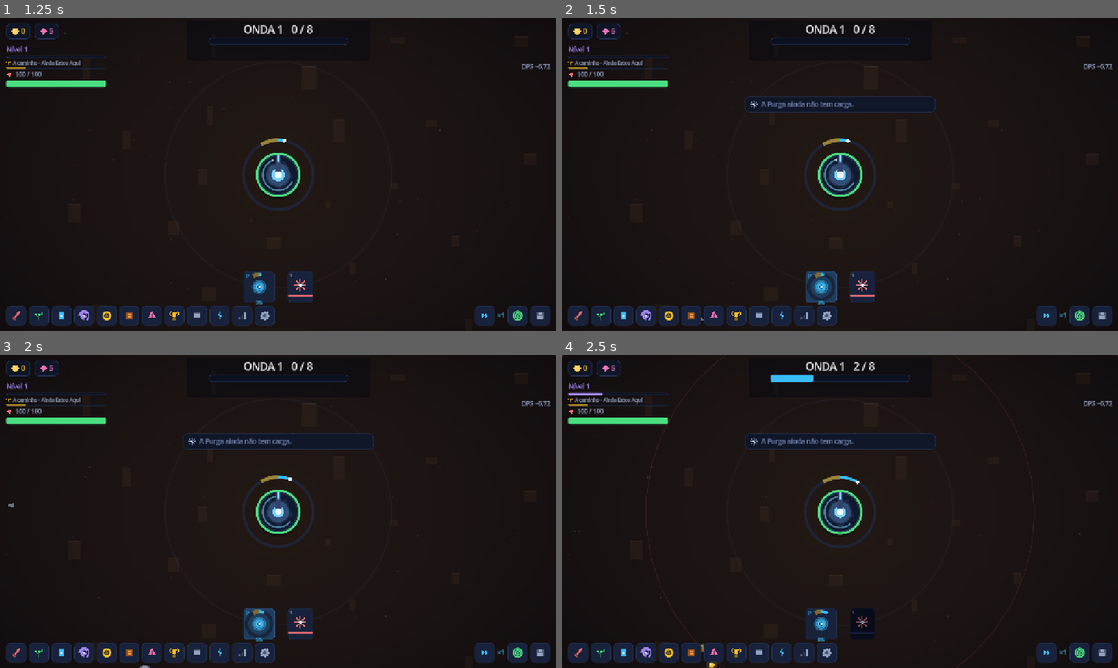
Above: before the commit, frames 1-4 (two rows, left to right).
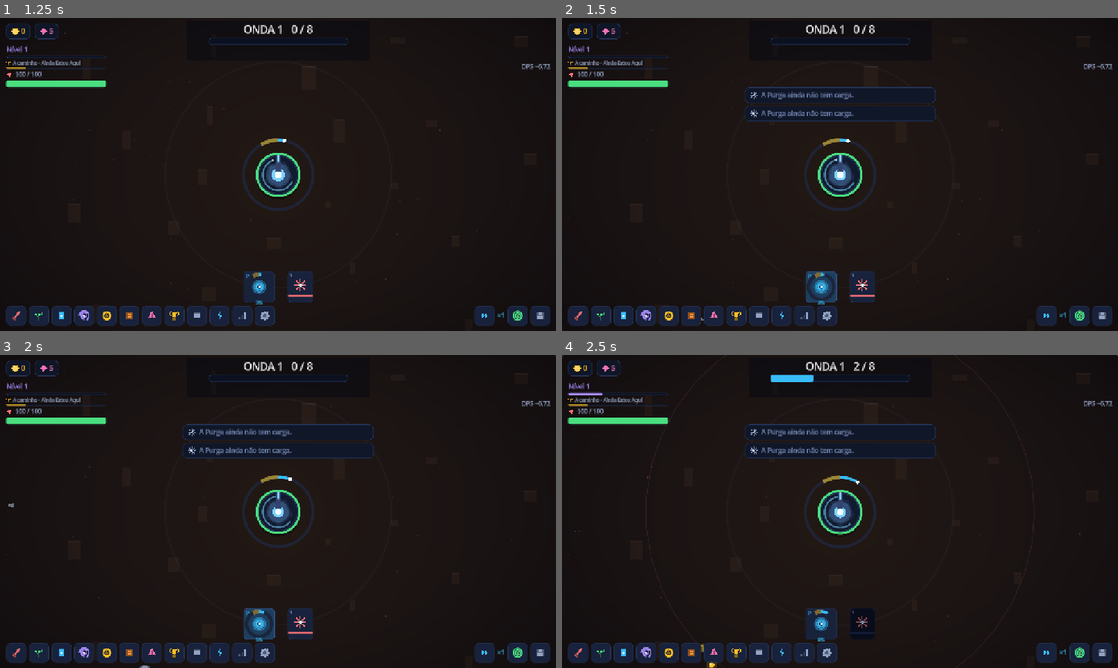
Above: after the commit, the same moments.

Repository: joabcostamd/joabcostamd
Game: Godot game, scene res://scenes/main.tscn
The game is run twice, just before and just after one commit, with the same random seed, the same clock (stepped at 60 frames per second) and the same inputs.
Inputs (mouse positions are in pixels of both pictures, inside the frame that each line leads up to):
- Up to frame 1 (1.25 s): click "COMEÇAR" at 0.5 s
- Up to frame 2 (1.5 s): click (823, 287) at 1.25 s
- Up to frame 3 (2 s): no input
- Up to frame 4 (2.5 s): click "1" at 2 s

Frame 1 is identical in both runs. In frame 2, 1.0% of the frame differs, in the area x 32-68%, y 22-34%; in frame 3, 1.0%; in frame 4, 1.0%.

Commit message:
fix: dano por tempo saiu do canal do impacto, e a Purga tem um caminho so
DANO CONTINUO. Fogo e veneno chamam `aplicar_dano` com `{"dot": true}` a
cada passo de fisica, POR INIMIGO — mas o sinal `inimigo_atingido` nao
carregava a flag, entao nem o audio nem o render conseguiam distinguir um
tique de queimadura de um tiro. Com ~100 inimigos afetados sao ~6.000
emissoes por segundo: o som "impacto" ficava preso no limitador de taxa
para sempre e o tiro de verdade — o unico som que diz ao jogador que a
torre esta funcionando — virava parte de um chiado continuo. Os numeros
de dano sofriam o mesmo: o pool enchia de tiques e empurrava para fora
justamente o numero do golpe.

Agora o sinal carrega `dot`: o audio ignora o tique, e o numero entra 30%
menor, sem tremor e sem tratamento de critico. O golpe volta a ter o
canal so para ele.

PURGA COM DOIS CAMINHOS BRIGANDO. `view_campo._unhandled_input` capturava
a tecla P com `set_input_as_handled()` incondicional. Como Campo e filho
de Main e a entrada nao tratada anda em ordem inversa, o handler de
main.gd nunca via a tecla — e com isso o aviso "o nucleo ainda esta
vazio", escrito e pronto em main.gd, era CODIGO MORTO. Pior: a guarda de
tela modal que main.gd faz tambem era pulada, entao dava para queimar 26
segundos de carga contra uma arena parada, com o menu de Pausa aberto.

E o botao da Purga descartava o retorno de `purgar()`. Como o motor de
audio toca "clique" em todo BaseButton, uma Purga que NAO aconteceu soava
identica a uma que aconteceu.

Agora os tres caminhos (tecla, clique na torre, botao) avisam quando a
carga nao da, e nenhum deles funciona com o jogo pausado.

Co-Authored-By: Claude Opus 5 <noreply@anthropic.com>
Claude-Session: https://claude.ai/code/session_01KjywRohvpoYfEskZwwMkww

Diff:
--- a/torre-eterna/scripts/audio/audio_engine.gd
+++ b/torre-eterna/scripts/audio/audio_engine.gd
@@ -349,7 +349,13 @@
 	var pos := _centro() + Vector2.from_angle(angulo) * 210.0
 	tocar_em("tiro", pos, 0.0, 1.0 - minf(float(quantidade - 1), 4.0) * 0.03)
 
-func _ao_atingir(e, _dano: float, critico: bool, _elemento: String) -> void:
+func _ao_atingir(e, _dano: float, critico: bool, _elemento: String, dot: bool = false) -> void:
+	# Tique de queimadura e veneno NAO toca. Sao ~6.000 emissoes por segundo com
+	# a arena cheia; deixar passar entupia o limitador de taxa e o tiro de
+	# verdade — o unico som que o jogador precisa ouvir para saber que a torre
+	# esta funcionando — virava parte de um chiado continuo.
+	if dot:
+		return
 	if critico:
 		tocar_em("tiro_critico", _pos(e), 0.0, 1.0)
 	else:
--- a/torre-eterna/scripts/core/event_bus.gd
+++ b/torre-eterna/scripts/core/event_bus.gd
@@ -5,7 +5,12 @@
 
 # --- combate ---
 signal inimigo_surgiu(e)
-signal inimigo_atingido(e, dano_log, critico, elemento)
+## `dot` = dano por tempo (queimadura, veneno). Nasceu porque fogo e veneno
+## disparavam este sinal a 60 Hz POR INIMIGO: com 100 inimigos afetados sao
+## ~6.000 emissoes por segundo, o som de impacto ficava preso no limitador de
+## taxa para sempre e o tiro de verdade deixava de ser audivel. Quem escuta
+## precisa poder distinguir o tique do golpe.
+signal inimigo_atingido(e, dano_log, critico, elemento, dot)
 signal inimigo_morreu(e, ouro_log)
 ## Um banner cinematografico ocupou o meio da tela por N segundos.
 signal banner_cinematico(segundos: float)
--- a/torre-eterna/scripts/render/view_campo.gd
+++ b/torre-eterna/scripts/render/view_campo.gd
@@ -50,14 +50,20 @@
 	Bus.combo_quebrou.connect(_ao_combo_quebrou)
 	Bus.prestigio_feito.connect(func(_c, _g): particulas.limpar(); numeros.limpar())
 
-func _ao_atingir(e, dano_log: float, critico: bool, elemento: String) -> void:
+func _ao_atingir(e, dano_log: float, critico: bool, elemento: String, dot: bool = false) -> void:
 	var cor := Color.WHITE
 	if critico:
 		cor = Color("#fde047")
 	elif elemento != "":
 		cor = Color.html(str(Bal.ELEMENTOS.get(elemento, {}).get("cor", "#ffffff")))
-	numeros.adicionar(e.pos + Vector2(0, -e.raio), Fmt.big(dano_log), cor, critico, 1.0 + (0.25 if e.chefe else 0.0), dano_log)
-	if critico:
+	# O tique de dano por tempo entra menor e sem tremor: ele conta, mas nao pode
+	# competir com o golpe. Antes fogo e veneno enchiam o pool de numeros a 60 Hz
+	# por inimigo e empurravam para fora justamente o numero do tiro.
+	var escala := 1.0 + (0.25 if e.chefe else 0.0)
+	if dot:
+		escala *= 0.7
+	numeros.adicionar(e.pos + Vector2(0, -e.raio), Fmt.big(dano_log), cor, critico and not dot, escala, dano_log)
+	if critico and not dot:
 		juice.tremer(2.6, 0.09)
 
 func _ao_morrer(e, _ouro: float) -> void:
@@ -278,11 +284,21 @@
 	if brilho > 0.0:
 		draw_arc(c, raio + 14.0 * (1.0 - brilho), 0, TAU, 64, Color(1, 1, 1, brilho * 0.5), 3.0, true)
 
+## A TECLA P NAO E TRATADA AQUI, de proposito.
+##
+## Ela era, com `set_input_as_handled()` incondicional — e como este no e filho
+## de Main e a entrada nao tratada anda em ordem inversa, o handler de main.gd
+## nunca via a tecla. Consequencia: o aviso "o nucleo ainda esta vazio", que
+## esta escrito e pronto em main.gd, era CODIGO MORTO; e a guarda de tela modal
+## que main.gd faz tambem era pulada, entao dava para queimar 26 segundos de
+## carga contra uma arena parada com o menu de Pausa aberto.
+##
+## Aqui fica so o clique na torre, que e um gesto do campo e nao existe em
+## main.gd. Ele passa pelo mesmo caminho unico de disparo.
 func _unhandled_input(evento: InputEvent) -> void:
-	if evento.is_action_pressed("purga"):
-		jogo.purgar()
-		get_viewport().set_input_as_handled()
-	elif evento is InputEventMouseButton and evento.pressed and evento.button_index == MOUSE_BUTTON_LEFT:
+	if evento is InputEventMouseButton and evento.pressed and evento.button_index == MOUSE_BUTTON_LEFT:
+		if jogo.pausado:
+			return
 		if evento.position.distance_to(jogo.arena.centro) < Bal.RAIO_TORRE * 2.6:
 			jogo.purgar()
 			get_viewport().set_input_as_handled()
--- a/torre-eterna/scripts/sim/combat.gd
+++ b/torre-eterna/scripts/sim/combat.gd
@@ -34,7 +34,7 @@
 		if Big.gte(e.escudo, dmg):
 			e.escudo = Big.sub(e.escudo, dmg)
 			e.flash = maxf(e.flash, 0.12)
-			Bus.inimigo_atingido.emit(e, dmg, bool(opt.get("crit", false)), str(opt.get("elemento", "")))
+			Bus.inimigo_atingido.emit(e, dmg, bool(opt.get("crit", false)), str(opt.get("elemento", "")), bool(opt.get("dot", false)))
 			return {"morreu": false, "dano": dmg, "overkill": Big.ZERO, "absorvido": true}
 		dmg = Big.sub(dmg, e.escudo)
 		e.escudo = Big.ZERO
@@ -64,7 +64,7 @@
 		if not Big.is_zero(cura):
 			j.curar_torre(cura)
 
-	Bus.inimigo_atingido.emit(e, dmg, bool(opt.get("crit", false)), str(opt.get("elemento", "")))
+	Bus.inimigo_atingido.emit(e, dmg, bool(opt.get("crit", false)), str(opt.get("elemento", "")), bool(opt.get("dot", false)))
 
 	if Big.lte(e.hp, Big.ZERO) or Big.is_zero(e.hp):
 		var overkill := Big.ZERO
--- a/torre-eterna/scripts/ui/botao_purga.gd
+++ b/torre-eterna/scripts/ui/botao_purga.gd
@@ -18,7 +18,12 @@
 		Txt.t("purga"), Txt.t("pur_atalho"), Txt.t("pur_acumula"),
 		Txt.t("purga_dica"), pct_janela, Txt.t("pur_efeito"), Txt.t("pur_estourar"),
 	]
-	pressed.connect(func(): jogo.purgar())
+	# O retorno de `purgar()` era descartado. Como o motor de audio toca "clique"
+	# em todo BaseButton, uma Purga que NAO aconteceu soava exatamente como uma
+	# que aconteceu — o pior retorno possivel para uma acao que falhou.
+	pressed.connect(func():
+		if not jogo.purgar():
+			Bus.toast(Txt.t("purga_sem_carga"), "bloqueado", "nova"))
 
 func _process(delta: float) -> void:
 	t += delta
